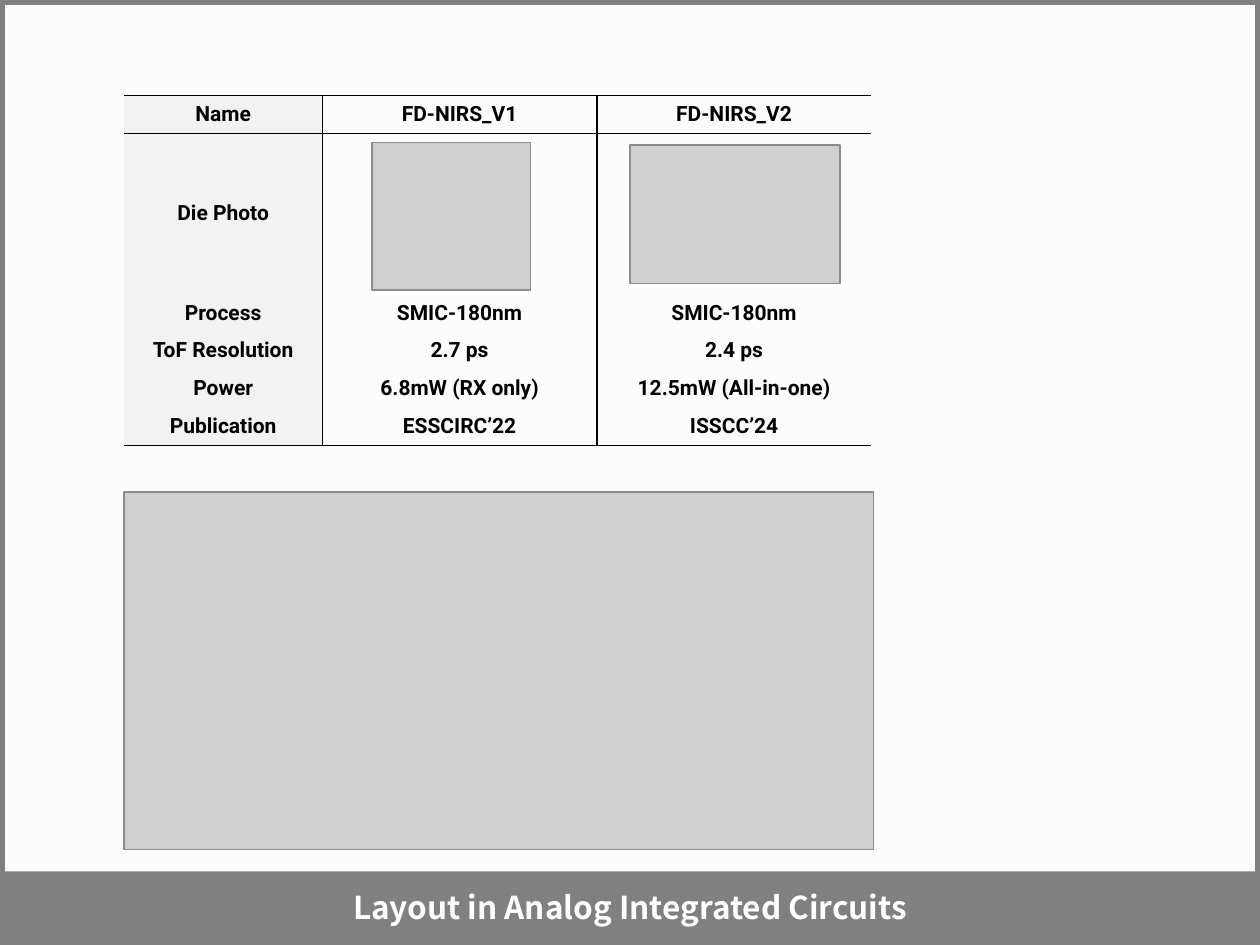
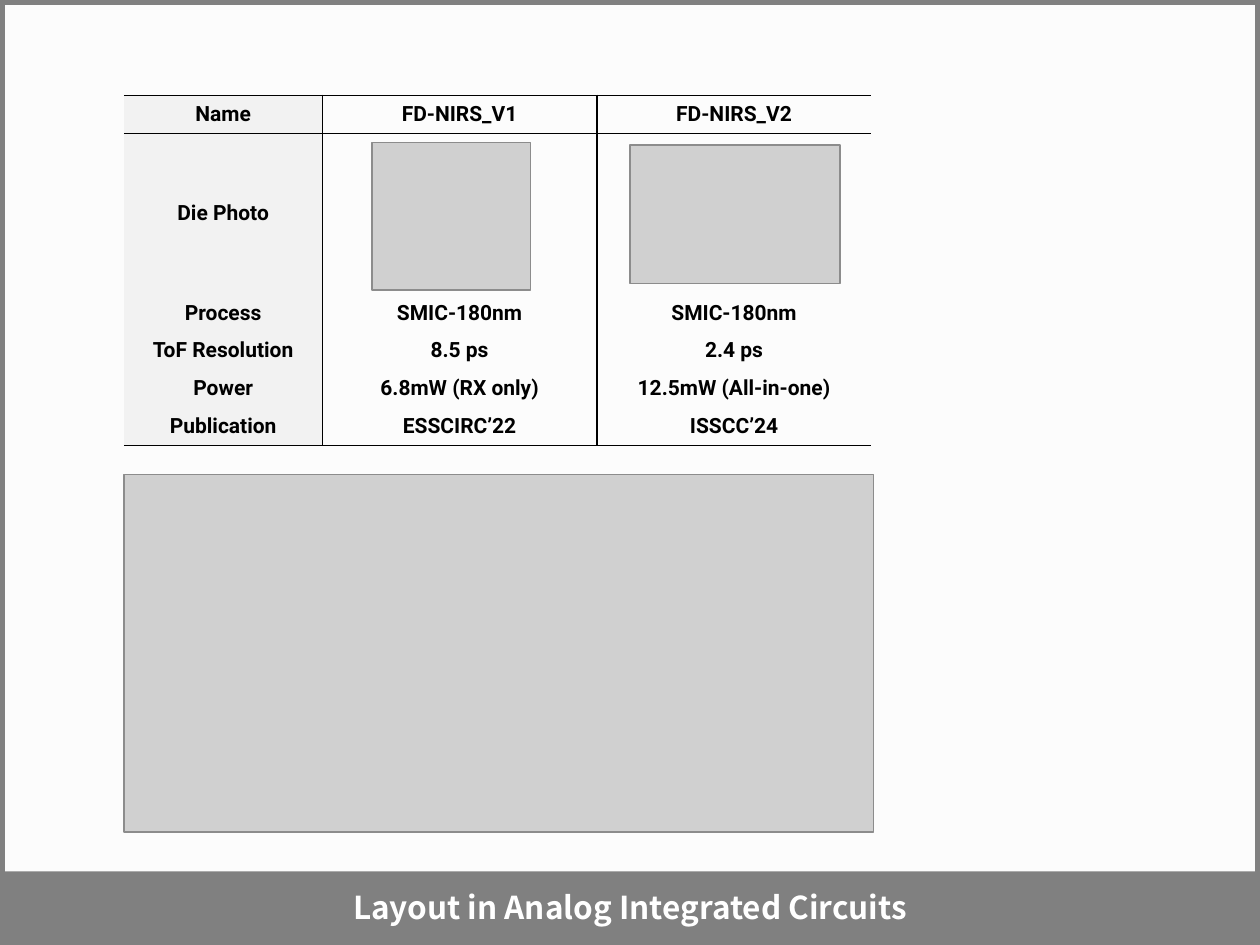
Before and after one commit to zhaojianycc/zhaojianycc.github.io, a slide deck: slide 2 of chipgallery/网站芯片模板.pptx. Drawn at 1260x945 pixels with LibreOffice and Linux fonts; fonts in the diff are those of the drawing; grey boxes stand for pictures. Boxes give left, top, right and bottom in pixels: in the first picture for what was removed or moved away, otherwise in the second. Text is boxed around its words. In the diff, an @@ line names an element or a change of style, - is before the commit and + after.

```diff
--- a/chipgallery/网站芯片模板.pptx
+++ b/chipgallery/网站芯片模板.pptx
@@ table at (123, 96, 871, 445) @@
-row 4, column 2: 2.7 ps
+row 4, column 2: 8.5 ps
@@ picture: place and size @@
-picture at (123, 493, 873, 850)
+picture at (123, 474, 873, 832)
```
Also in this commit, not shown: 4 other files.
